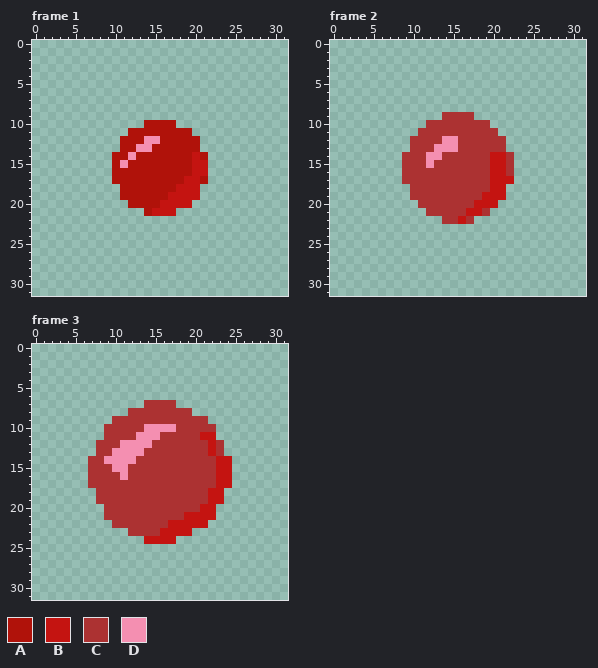
Pixel-art file, stored at Sunny Day/Assets/Asset/red thing.aseprite. This is how it looked before the edit.
32x32 pixels, 3 frames. Shown: frame 1, frame 2, frame 3. The commit also changed other frames, which this record leaves out.
Palette (. is transparent): A #b0120a  B #c41411  C #ac3232  D #f48fb1
Pixels before, frame 1, first column x 10:
10 ....AAAA....
11 ..AAAAAAAA..
12 .AAADDAAAAA.
13 .AADDAAAAAA.
14 AADAAAAAAABA
15 ADAAAAAAAABB
16 AAAAAAAAAABB
17 AAAAAAAAABBA
18 .AAAAAAABBB.
19 .AAAAAABBBB.
20 ..AAAABBBB..
21 ....ABBB....
Pixels before, frame 2, first column x 9:
 9 .....CCCC.....
10 ...CCCCCCCC...
11 ..CCCCCCCCCC..
12 .CCCCDDCCCCCC.
13 .CCCDDDCCCCCC.
14 CCCDDCCCCCCBBC
15 CCCDCCCCCCCBBC
16 CCCCCCCCCCCBBC
17 CCCCCCCCCCCBBB
18 .CCCCCCCCCCBB.
19 .CCCCCCCCCBBB.
20 ..CCCCCCCBBB..
21 ...CCCCCBBC...
22 .....CCBC.....
Pixels before, frame 3, first column x 7:
 7 .......CCCC.......
 8 .....CCCCCCCC.....
 9 ...CCCCCCCCCCCC...
10 ..CCCCCDDDDCCCCC..
11 ..CCCCDDDCCCCCBB..
12 .CCCDDDDCCCCCCCBC.
13 .CCDDDDCCCCCCCCBC.
14 CCDDDDCCCCCCCCCCBB
15 CCCDDCCCCCCCCCCCBB
16 CCCCDCCCCCCCCCCCBB
17 CCCCCCCCCCCCCCCCBB
18 .CCCCCCCCCCCCCCBB.
19 .CCCCCCCCCCCCCCBB.
20 ..CCCCCCCCCCCCBB..
21 ..CCCCCCCCCCBBBB..
22 ...CCCCCCCBBBBB...
23 .....CCCCBBBB.....
24 .......BBBB.......
Once edited:
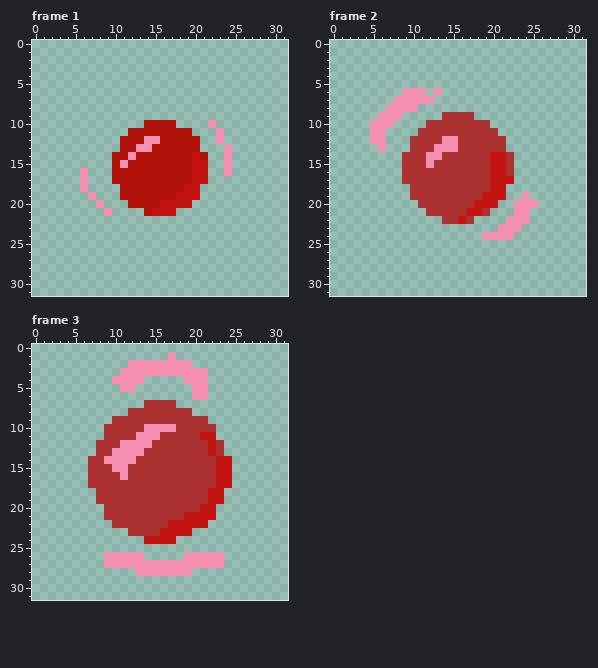
What changed:
Changed rows in their new state; - is an unchanged pixel.
Frame 1:
first column x 6:
10 ----------------D--
11 -----------------D-
12 -----------------D-
13 ------------------D
14 ------------------D
15 ------------------D
16 D-----------------D
17 D------------A-B---
18 D-----------A------
19 -D---------A-------
20 --D----------------
21 ---D---------------
Frame 2:
first column x 5:
 6 ----DDD-D
 7 ---DDDDD-
 8 --DDDD---
 9 -DDD-----
10 DDD------
11 DD-------
12 DD-------
13 -D-------
first column x 19:
19 -----D-
20 ----DDD
21 ----DD-
22 ---DDD-
23 --DDD--
24 DDDD---
Frame 3:
first column x 10:
 1 -------D----
 2 --DDDDDDDD--
 3 -DDDDDDDDDDD
 4 DDDD-----DDD
 5 -DD-------DD
 6 ----------DD
first column x 9:
26 DDDDD-----DDDDD
27 DDDDDDDDDDDDDDD
28 ----DDDDDDD----
Pixel boxes of the changes (left, top, right, bottom) in both pictures:
changed: (168, 120, 232, 200)
added: (80, 168, 112, 216)
added: (370, 88, 442, 152)
added: (482, 192, 538, 240)
added: (112, 352, 208, 400)
added: (104, 552, 224, 576)
